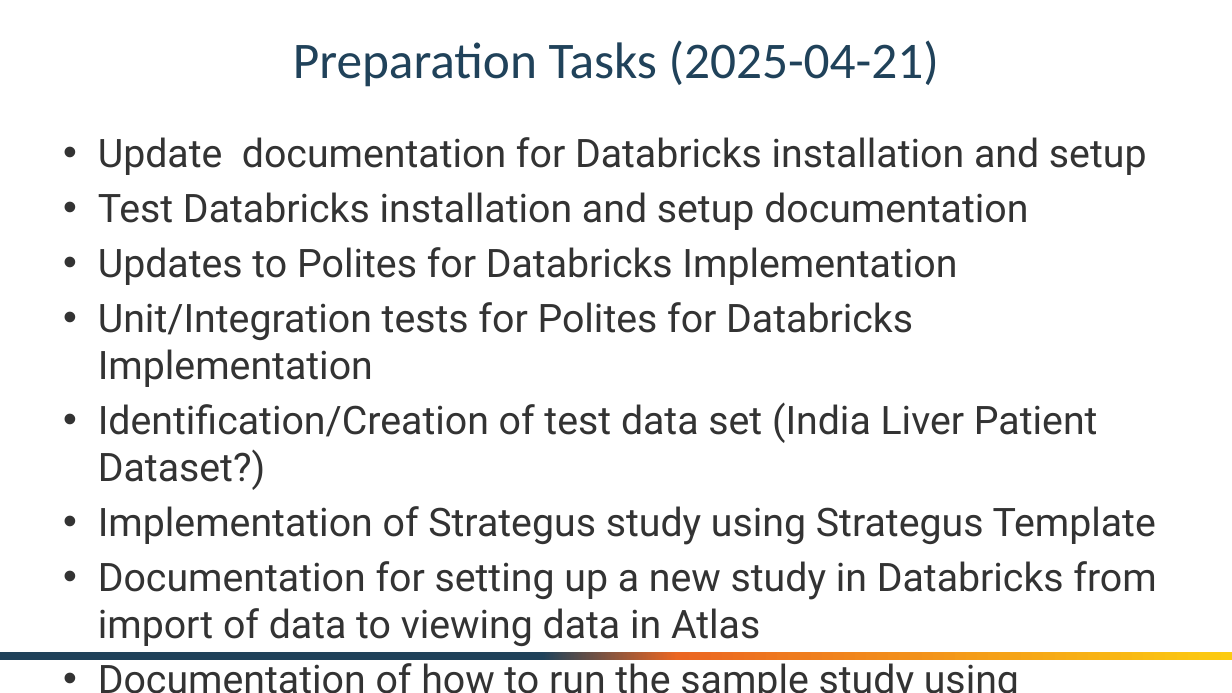
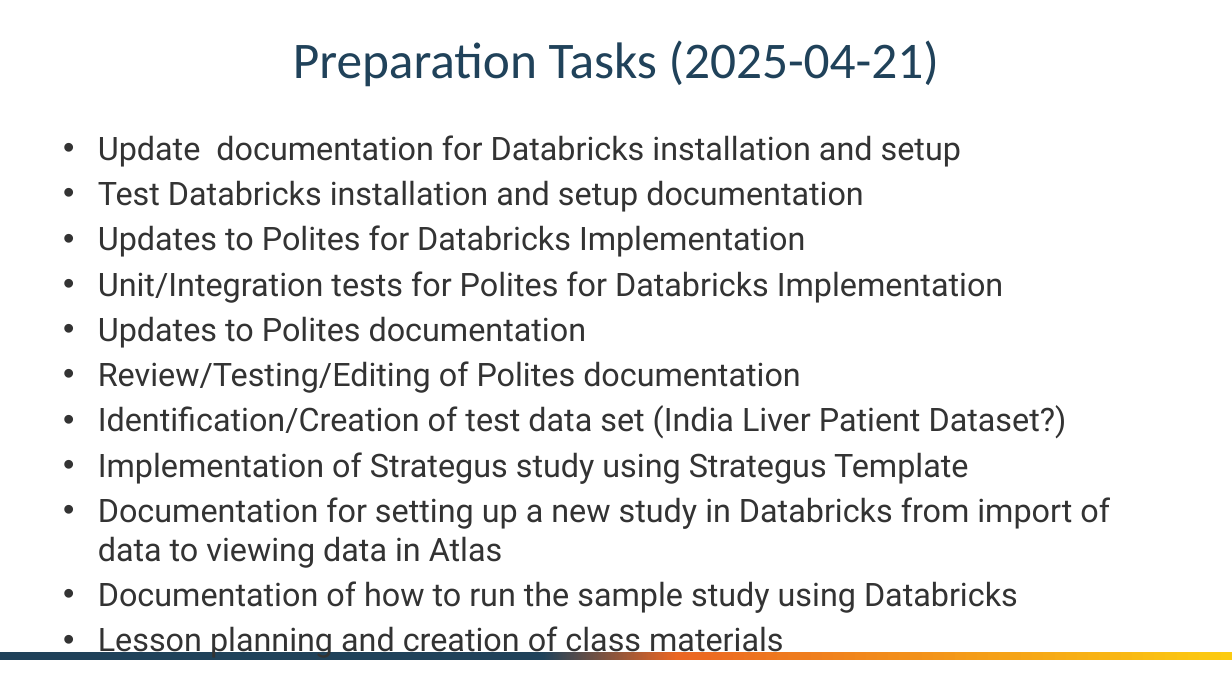
Before and after one commit to greshje/Polites, a slide deck: slide 3 of _ETC/symposium-2025/2025-10-20 Databricks In 60 Minutes.pptx. Drawn at 1232x693 pixels with LibreOffice and Linux fonts; fonts in the diff are those of the drawing; background and template pictures are left out. Boxes give left, top, right and bottom in pixels: in the first picture for what was removed or moved away, otherwise in the second. Text is boxed around its words. In the diff, an @@ line names an element or a change of style, - is before the commit and + after.

Commit message:
work in progress

```diff
--- a/_ETC/symposium-2025/2025-10-20 Databricks In 60 Minutes.pptx
+++ b/_ETC/symposium-2025/2025-10-20 Databricks In 60 Minutes.pptx
@@ text at bbox=[98, 135, 1110, 613]: size 30.6 to 25.2 pt in "Update documentation for Databricks installation and setup", "Test Databricks installation and setup documentation", "Updates to Polites for Databricks Implementation", "Unit/Integration tests for Polites for Databricks Implementa ..." and 5 more places; less space between paragraphs @@
@@ text at bbox=[98, 316, 801, 393]: paragraphs added @@
+• Updates to Polites documentation
+• Review/Testing/Editing of Polites documentation
```
